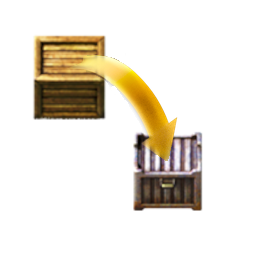
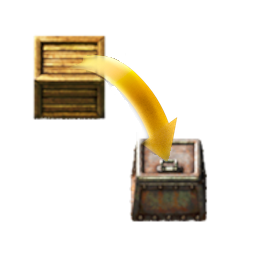
Comparing the layer stacks of the two 256 × 256 images. Changes:
painted on "backchest" over [129, 131, 208, 222]
